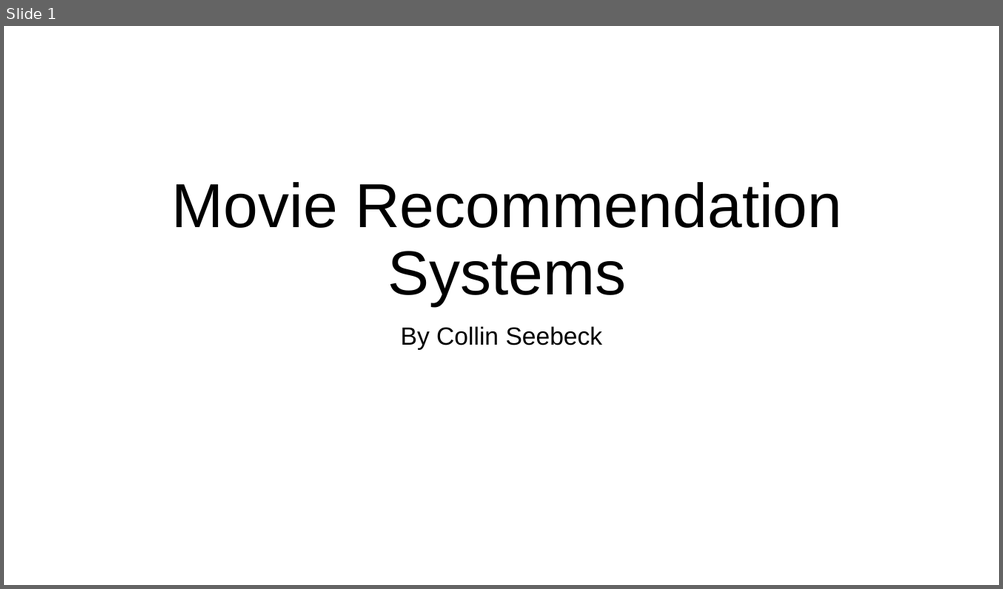
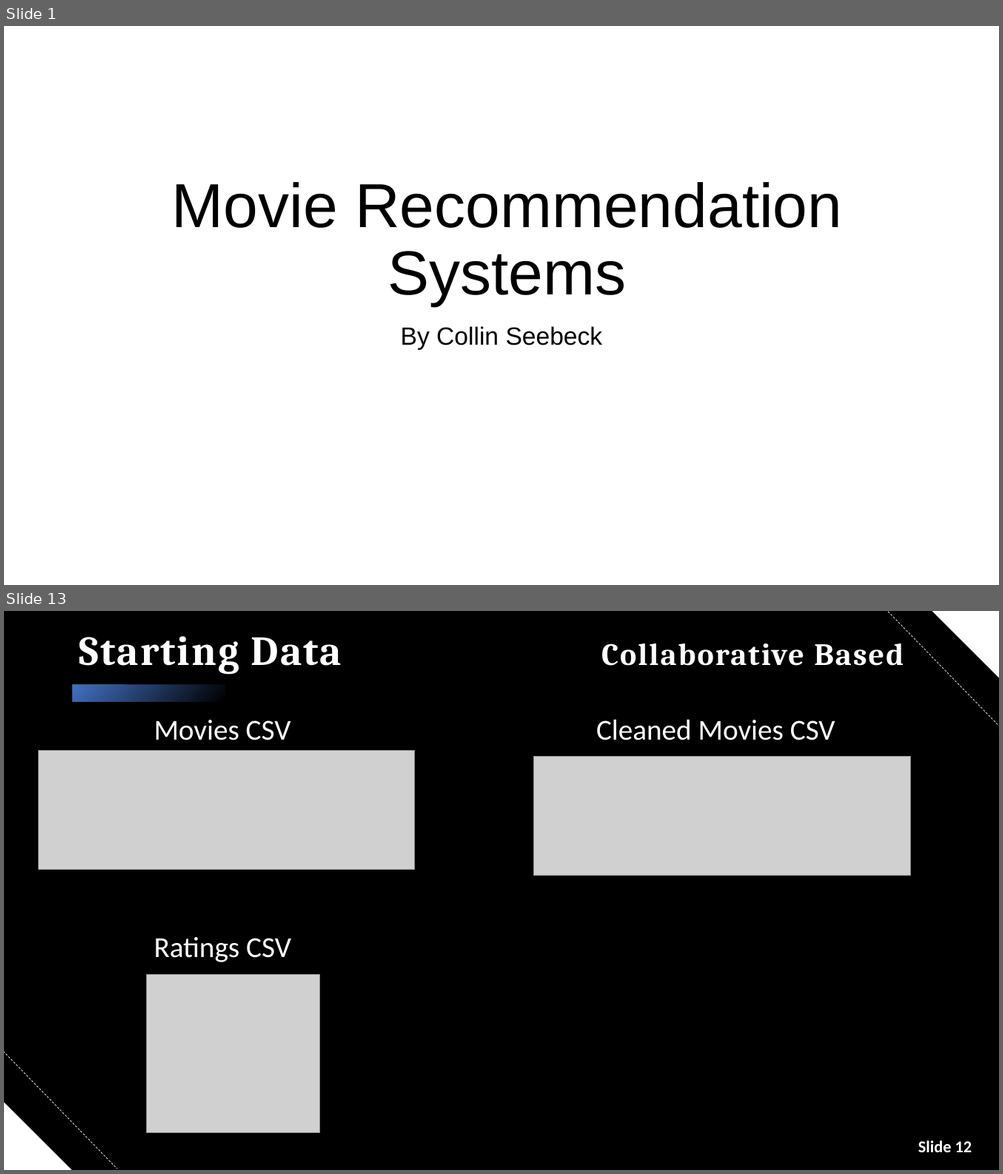
Before and after one commit to cseebec/Movie_Recommendation_P4, a slide deck: Movie Recommendation Systems.pptx. Shown one above the other, each under a label of ours: slide 1 before the commit, slides 1 and 13 after it; the slides between them are not shown. The pictures are 1003x589 and 1003x1174 pixels, drawn with LibreOffice and Linux fonts; fonts in the diff are those of the drawing; grey boxes stand for pictures; background and template pictures are left out. Boxes give left, top, right and bottom in pixels: in the first picture for what was removed or moved away, otherwise in the second. Text is boxed around its words. In the diff, an @@ line names an element or a change of style, - is before the commit and + after.

```diff
--- a/Movie Recommendation Systems.pptx
+++ b/Movie Recommendation Systems.pptx
@@ slide 13 added at bbox=[4, 611, 999, 1170], background picture (left out) @@
@@ line added from (885, 611) to (999, 726), #FFFFFF 0.5 pt dashed @@
@@ right triangle added at bbox=[931, 611, 999, 678], fill #FFFFFF @@
@@ title added at bbox=[79, 636, 903, 674], 30 pt, text #FFFFFF, bold @@
+Starting Data Collaborative Based
@@ rectangle added at bbox=[73, 684, 225, 702], fill gradient #4472C4 @@
@@ text added at bbox=[154, 720, 291, 741], 28 pt, text #FFFFFF @@
+Movies CSV
@@ text added at bbox=[596, 719, 835, 741], 28 pt, text #FFFFFF @@
+Cleaned Movies CSV
@@ picture added at bbox=[39, 751, 415, 870] @@
@@ picture added at bbox=[534, 757, 910, 876] @@
@@ text added at bbox=[154, 937, 291, 963], 28 pt, text #FFFFFF @@
+Ratings CSV
@@ picture added at bbox=[147, 975, 319, 1133] @@
@@ line added from (4, 1052) to (117, 1169), #FFFFFF 0.5 pt dashed @@
@@ right triangle added at bbox=[4, 1102, 72, 1170], fill #FFFFFF @@
@@ text added at bbox=[918, 1141, 972, 1153], 16 pt, text #FFFFFF, bold @@
+Slide 12
```
Also in this commit, not shown: 10 slides changed, 3 other slides added.
